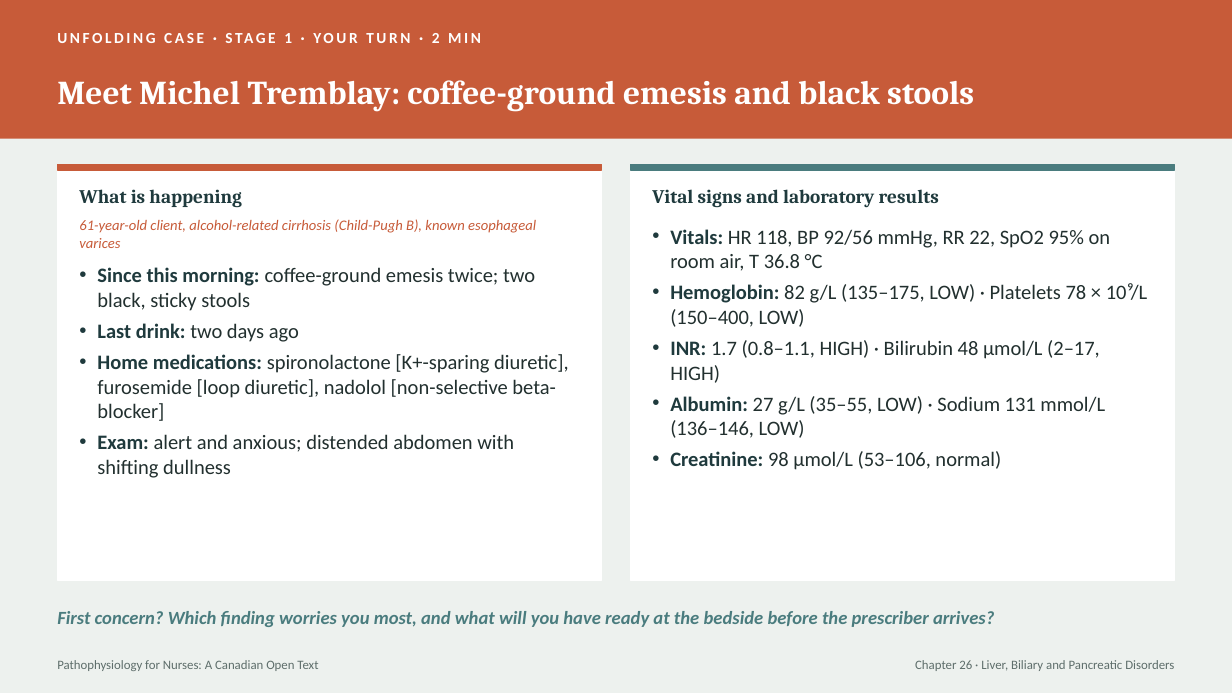
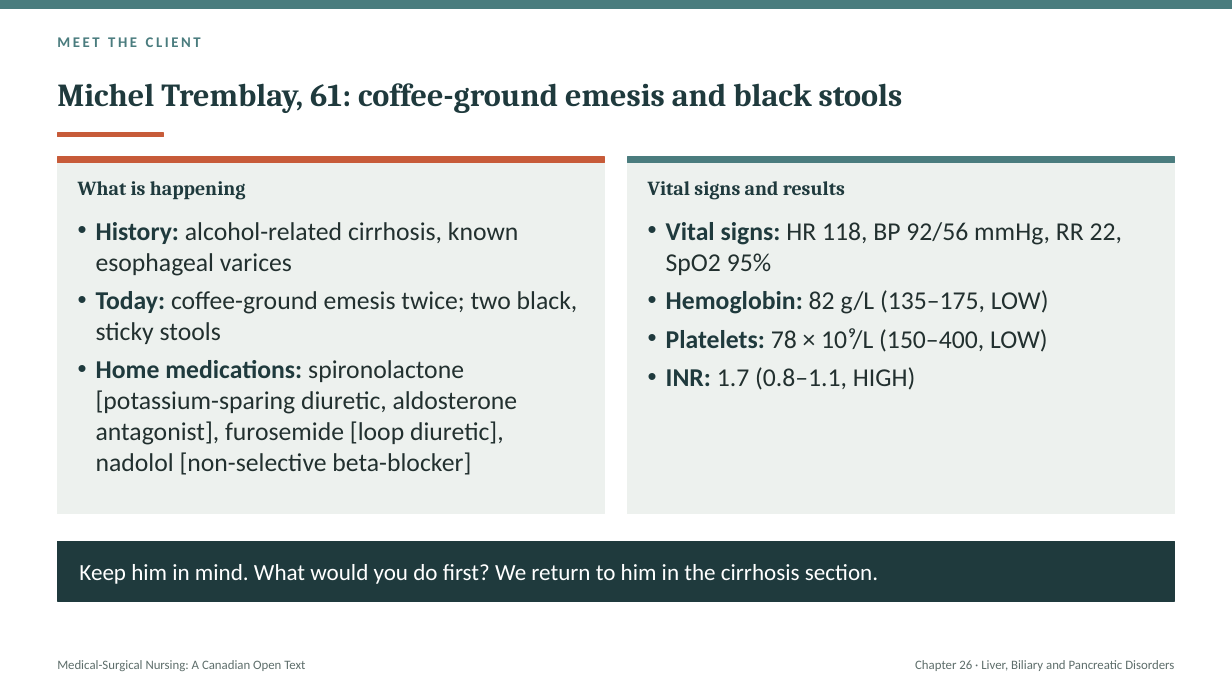
Before and after one commit to andrewleenl/opensourcenursing, a slide deck: slide 3 of Ch26_Liver_Biliary_and_Pancreatic_Disorders_Lecture_Presentation.pptx (slide 2 before the commit). Drawn at 1232x693 pixels with LibreOffice and Linux fonts; fonts in the diff are those of the drawing. Boxes give left, top, right and bottom in pixels: in the first picture for what was removed or moved away, otherwise in the second. Text is boxed around its words. In the diff, an @@ line names an element or a change of style, - is before the commit and + after.

```diff
--- a/Ch26_Liver_Biliary_and_Pancreatic_Disorders_Lecture_Presentation.pptx
+++ b/Ch26_Liver_Biliary_and_Pancreatic_Disorders_Lecture_Presentation.pptx
@@ background #EDF1EE to #FFFFFF @@
@@ rectangle: place and size @@
-rectangle at [0, 0, 1232, 139]
+rectangle at [0, 0, 1232, 8]
@@ rectangle at [0, 0, 1232, 8]: fill #C75B39 to #4A7C7E; outline none to #4A7C7E 1 pt @@
@@ text "MEET THE CLIENT" at [57, 37, 201, 47]: vertical alignment top to middle @@
@@ text at [57, 37, 201, 47]: text changed; size 12 to 11.5 pt; text colour #FFFFFF to #4A7C7E @@
-UNFOLDING CASE · STAGE 1 · YOUR TURN · 2 MIN
+MEET THE CLIENT
@@ title at [57, 83, 903, 113]: text changed; size 26 to 25 pt; text colour #FFFFFF to #1F3A3D @@
-Meet Michel Tremblay: coffee-ground emesis and black stools
+Michel Tremblay, 61: coffee-ground emesis and black stools
@@ rectangle added at [57, 133, 164, 137], fill #C75B39, outline #C75B39 1 pt @@
@@ rectangle: place and size @@
-rectangle at [57, 165, 602, 170]
+rectangle at [57, 157, 604, 163]
@@ rectangle: place and size @@
-rectangle at [57, 165, 602, 580]
+rectangle at [57, 157, 604, 514]
@@ rectangle at [57, 157, 604, 514]: fill #FFFFFF to #EDF1EE; outline #FFFFFF 1 pt to #EDF1EE 1 pt @@
@@ text "What is happening" at [78, 181, 246, 200]: size 15 to 15.5 pt; vertical alignment middle to top @@
@@ rectangle: place and size @@
-rectangle at [630, 165, 1175, 170]
+rectangle at [628, 157, 1175, 163]
@@ rectangle at [628, 157, 1175, 514]: fill #FFFFFF to #EDF1EE; outline #FFFFFF 1 pt to #EDF1EE 1 pt @@
@@ rectangle: place and size @@
-rectangle at [630, 165, 1175, 580]
+rectangle at [628, 157, 1175, 514]
@@ text "Vital signs and results" at [648, 181, 845, 200]: vertical alignment middle to top @@
@@ text at [648, 181, 845, 200]: text changed; size 15 to 15.5 pt @@
-Vital signs and laboratory results
+Vital signs and results
@@ text removed at [79, 219, 536, 248] @@
-61-year-old client, alcohol-related cirrhosis (Child-Pugh B), known esophageal varices
@@ text at [96, 222, 578, 475]: text changed; size 16 to 20 pt @@
-• Since this morning: coffee-ground emesis twice; two black, sticky stools
-• Last drink: two days ago
-• Home medications: spironolactone [K+-sparing diuretic], furosemide [loop diuretic], nadolol [non-selective beta-blocker]
-• Exam: alert and anxious; distended abdomen with shifting dullness
+• History: alcohol-related cirrhosis, known esophageal varices
+• Today: coffee-ground emesis twice; two black, sticky stools
+• Home medications: spironolactone [potassium-sparing diuretic, aldosterone antagonist], furosemide [loop diuretic], nadolol [non-selective beta-blocker]
@@ text at [666, 222, 1122, 390]: text changed; size 16 to 20 pt @@
-• Vitals: HR 118, BP 92/56 mmHg, RR 22, SpO2 95% on room air, T 36.8 °C
-• Hemoglobin: 82 g/L (135–175, LOW) · Platelets 78 × 10⁹/L (150–400, LOW)
-• INR: 1.7 (0.8–1.1, HIGH) · Bilirubin 48 µmol/L (2–17, HIGH)
-• Albumin: 27 g/L (35–55, LOW) · Sodium 131 mmol/L (136–146, LOW)
-• Creatinine: 98 µmol/L (53–106, normal)
+• Vital signs: HR 118, BP 92/56 mmHg, RR 22, SpO2 95%
+• Hemoglobin: 82 g/L (135–175, LOW)
+• Platelets: 78 × 10⁹/L (150–400, LOW)
+• INR: 1.7 (0.8–1.1, HIGH)
@@ rectangle added at [57, 542, 1175, 602], fill #1F3A3D, outline #1F3A3D 1 pt @@
@@ text added at [79, 564, 878, 584], 18 pt, text #FFFFFF @@
+Keep him in mind. What would you do first? We return to him in the cirrhosis section.
@@ text removed at [57, 611, 994, 627] @@
-First concern? Which finding worries you most, and what will you have ready at the bedside before the prescriber arrives?
@@ text at [57, 660, 305, 671]: text changed @@
-Pathophysiology for Nurses: A Canadian Open Text
+Medical-Surgical Nursing: A Canadian Open Text
```
Also in this commit, not shown: 10 other slides changed, 38 slides added, 44 slides removed, 1 other file.
